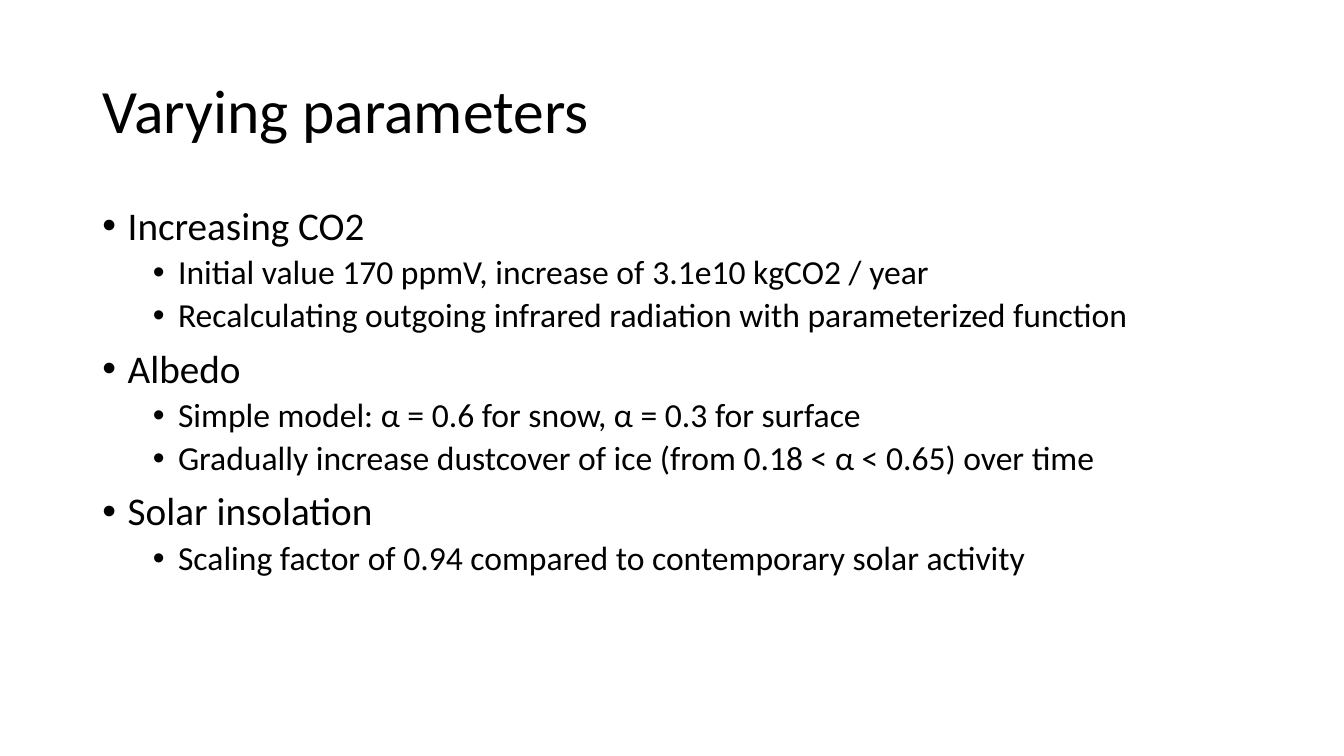
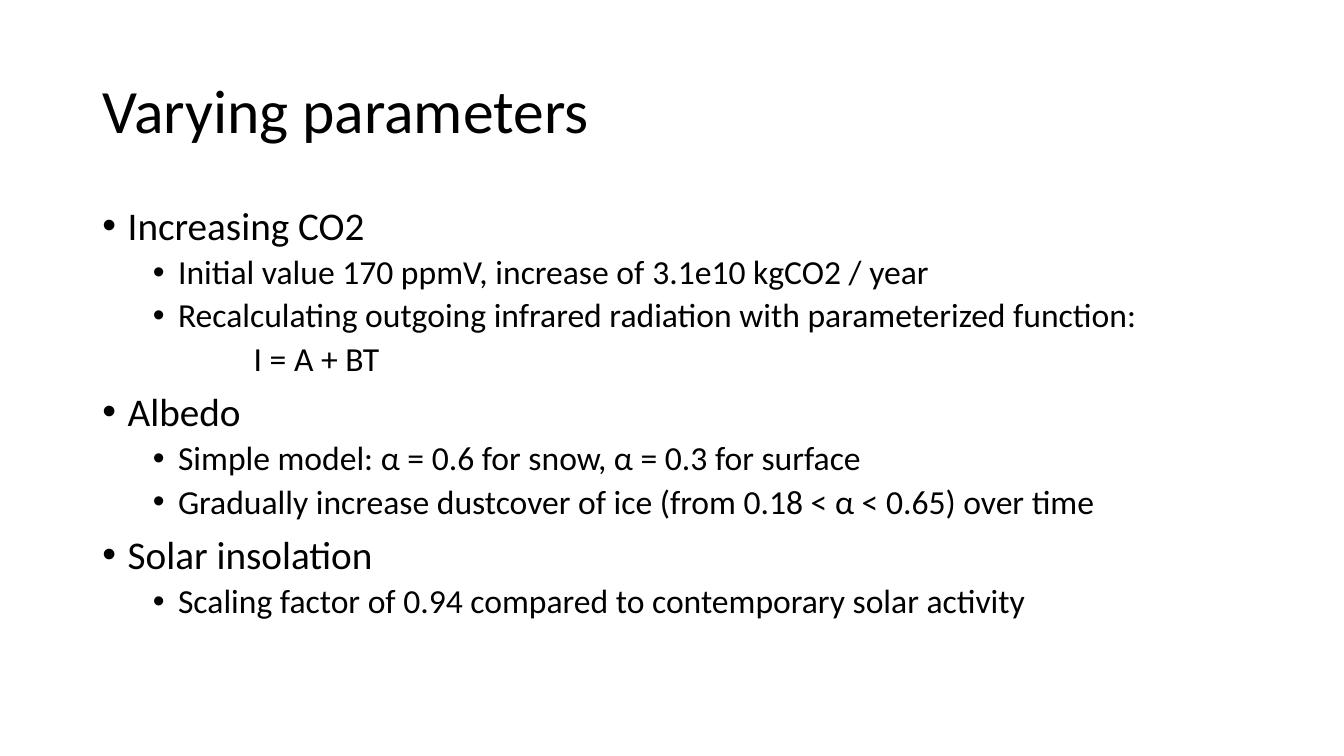
Before and after one commit to vinbob/project, a slide deck: slide 5 of Snowball Earth.pptx. Drawn at 1344x756 pixels with LibreOffice and Linux fonts; fonts in the diff are those of the drawing. Boxes give left, top, right and bottom in pixels: in the first picture for what was removed or moved away, otherwise in the second. Text is boxed around its words. In the diff, an @@ line names an element or a change of style, - is before the commit and + after.

```diff
--- a/Snowball Earth.pptx
+++ b/Snowball Earth.pptx
@@ text at bbox=[178, 303, 1136, 371]: text changed @@
-  • Recalculating outgoing infrared radiation with parameterized function
+  • Recalculating outgoing infrared radiation with parameterized function:
+  I = A + BT
```
Also in this commit, not shown: 3 other slides changed.
